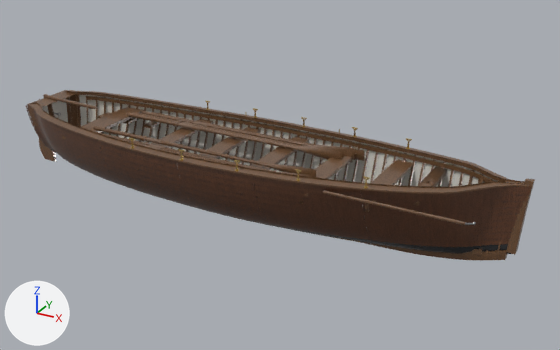
A saved change to the Blender file boats/blend/boat_b_rowing_cutter.blend.
Rendered twice from a 50 mm lens placed at (5.19, -8.61, 4.6), pointed at (0.31, 0.27, 0.16). Every picture has the same lights, and +X, +Y and +Z are marked at lower left. The older version comes first.

The scene before the commit, as lines of its bpy script (objects in view):
```python
ob_keelson_gunwale = bpy.data.objects.new('Keelson_Gunwale', me_keelson_gunwale)
ob_keelson_gunwale.location = (0.0, 0.0, 0.0)
ob_planking_clinker = bpy.data.objects.new('Planking_Clinker', me_planking_clinker)
ob_planking_clinker.location = (0.0, 0.0, 0.0)
ob_structure_details = bpy.data.objects.new('Structure_Details', me_structure_details)
ob_structure_details.location = (0.0, 0.0, 0.0)
ob_transom = bpy.data.objects.new('Transom', me_transom)
ob_transom.location = (0.0, 0.0, 0.0)
# also in view: 'Oar_P2' at (-0.62, 0.43, 0.58); 'Oar_P4' at (-0.52, 0.6, 0.55); 'Oar_P1' at (-0.62, 0.34, 0.59); 'Keel_Stem_Sternpost' at (0.0, 0.0, 0.23); 'Oar_S1' at (-0.62, -0.43, 0.61)
```
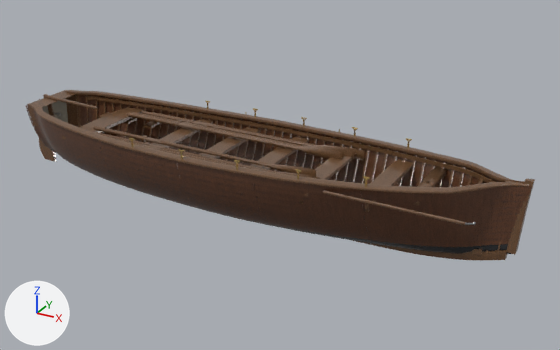
Location of each change, [x1, y1, x2, y2] in pixels of the pictures (560 x 350 px):
'Planking_Clinker', surface changed, recoloured: [69, 95, 531, 241] in both
'Transom', surface changed (darker): [42, 101, 68, 122] in both
part 1 of me_planking_clinker, recoloured: before [69, 95, 497, 187]; after [69, 94, 505, 187]
part 2 of me_keelson_gunwale, built on: before [34, 90, 529, 192]; after [29, 90, 529, 192]

Patch to the scene script:
```diff
--- a/boats/blend/boat_b_rowing_cutter.blend.py
+++ b/boats/blend/boat_b_rowing_cutter.blend.py
@@ mat_paint_interior @@
 mat_paint_interior = bpy.data.materials.new('Paint_Interior')
-# nodes: BsdfPrincipled, Bump, Mapping, Mix, OutputMaterial, TexCoord, TexNoise, TexWave, ValToRGB
-# colours: grey #bcb8b1, light grey #cecbc4
+# nodes: BsdfPrincipled, Bump, OutputMaterial, TexNoise, ValToRGB
+# colours: grey #807b6e, grey #958f80
@@ me_planking_clinker @@
 me_planking_clinker.from_pydata(...)  # 14079 vertices, 13948 faces; spans x -3.8..3.8, y -0.96..0.96, z -0.41..0.87
 # used by ob_planking_clinker; location = (0.0, 0.0, 0.0)
+# me_planking_clinker part 1: all 5082 faces that had it switch from mat_paint_interior to mat_teak_exterior
 me_planking_clinker.materials.append(mat_hull_black)
@@ me_keelson_gunwale @@
 # used by ob_keelson_gunwale; location = (0.0, 0.0, 0.0)
-me_keelson_gunwale.from_pydata(...)  # 1400 vertices, 1388 faces; spans x -3.76..3.76, y -0.99..0.99, z -0.35..0.89
+me_keelson_gunwale.from_pydata(...)  # 2120 vertices, 2100 faces; spans x -3.76..3.76, y -0.99..0.99, z -0.35..0.89
+# me_keelson_gunwale part 2: 132 vertices moved within x -3.76..3.76, y -0.99..0.99, z 0.65..0.89; 198 vertices removed from x -3.76..3.76, y -0.98..0.98, z 0.65..0.86; 918 vertices added at x -3.76..3.76, y -0.99..0.99, z 0.65..0.89
 me_keelson_gunwale.materials.append(mat_oak_timber)
```
